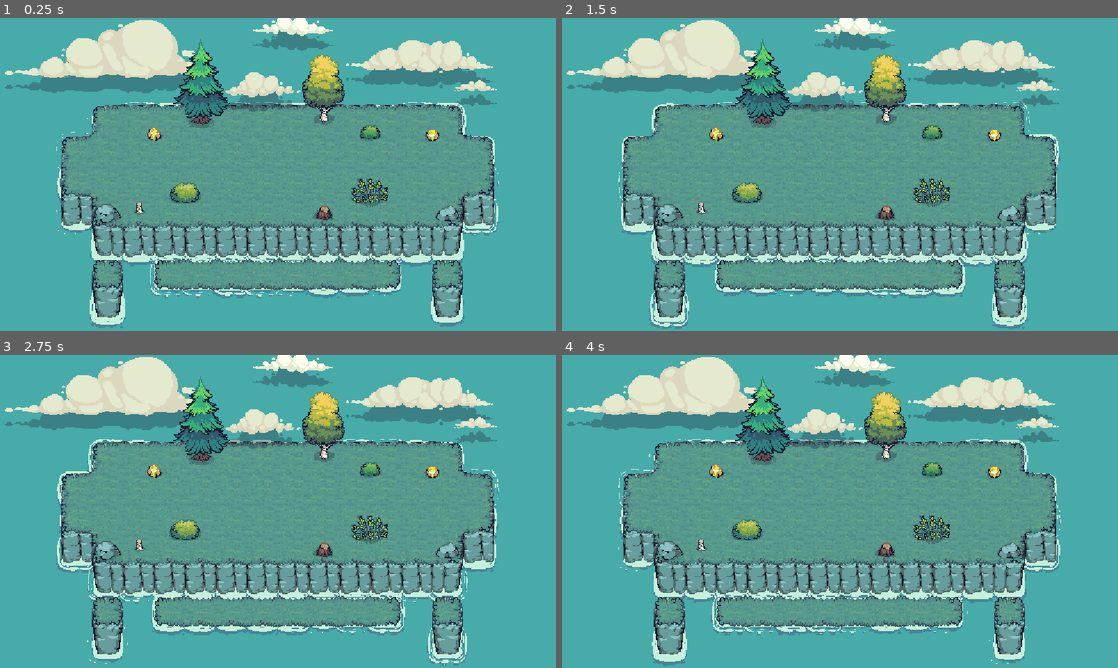
Above: before the commit, frames 1-4 (two rows, left to right).
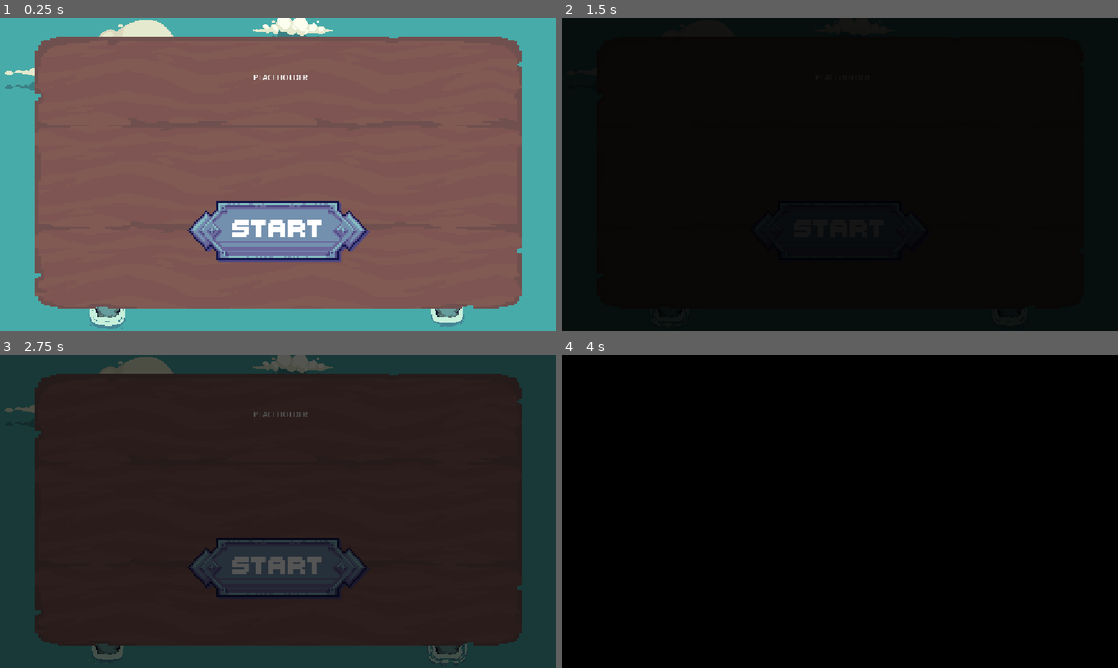
Above: after the commit, the same moments.

Repository: diceccoj/deltahacks-12
Game: Godot game, scene res://scenes/camera_stream/camera_stream.tscn
Same seed, same stepped clock (60 frames per second), same inputs: the game is played once before the commit and once after it. This scene is started directly instead of the project's main scene.
Inputs (mouse positions are in pixels of both pictures, inside the frame that each line leads up to):
- Up to frame 1 (0.25 s): no input
- Up to frame 2 (1.5 s): click (840, 230) at 0.5 s, where only the run after the commit has a clickable "START"; click (840, 230) at 1.25 s, where only the run after the commit has a clickable "START"
- Up to frame 3 (2.75 s): click (278, 567) at 2 s, where only the run after the commit has a clickable "START"
- Up to frame 4 (4 s): no input

The runs differ from the first frame. In frame 1, 75% of the frame differs, in the area x 6-94%, y 6-100%; in frame 2, 100%, in the area x 0-100%, y 0-100%; in frame 3, 98%; in frame 4, 100%.

Commit message:
added start screen + fade transitions

Diff:
--- a/scenes/camera_stream/camera_stream.tscn
+++ b/scenes/camera_stream/camera_stream.tscn
@@ -1,7 +1,7 @@
-[gd_scene load_steps=96 format=3 uid="uid://dkjodo2hi5yqp"]
+[gd_scene load_steps=108 format=3 uid="uid://dkjodo2hi5yqp"]
 
 [ext_resource type="Script" uid="uid://tti6b7mc8te4" path="res://scenes/camera_stream/camera_stream.gd" id="1_j600m"]
-[ext_resource type="Texture2D" uid="uid://00hiefi5h6i8" path="res://assets/Tiny Swords (Free Pack)/Terrain/Tileset/Shadow.png" id="2_ppbny"]
+[ext_resource type="Texture2D" uid="uid://bnijma11d2m6w" path="res://assets/Tiny Swords (Free Pack)/UI Elements/UI Elements/Swords/Swords.png" id="2_2teyd"]
 [ext_resource type="Texture2D" uid="uid://b0gqniv5chvsy" path="res://assets/Tiny Swords (Free Pack)/Terrain/Tileset/Tilemap_color5.png" id="3_mfwet"]
 [ext_resource type="Texture2D" uid="uid://3vuokwiauvqu" path="res://assets/Tiny Swords (Free Pack)/Terrain/Tileset/Water Background color.png" id="4_8c88m"]
 [ext_resource type="Texture2D" uid="uid://bf4aja4kgm2md" path="res://assets/Tiny Swords (Free Pack)/Terrain/Decorations/Rocks in the Water/Water Rocks_03.png" id="4_d83ux"]
@@ -50,11 +50,21 @@
 [ext_resource type="Texture2D" uid="uid://iyu6m4xsl7wk" path="res://assets/Tiny Swords (Free Pack)/UI Elements/UI Elements/Banners/Banner_Slots.png" id="47_j385u"]
 [ext_resource type="Texture2D" uid="uid://cw8k4ham2j7g6" path="res://assets/Tiny Swords (Free Pack)/UI Elements/UI Elements/Buttons/Banner.png" id="48_1ppo1"]
 [ext_resource type="Texture2D" uid="uid://bw03qbpo2vpbx" path="res://assets/Tiny Swords (Free Pack)/UI Elements/UI Elements/Buttons/BannerPressed.png" id="49_2teyd"]
+[ext_resource type="Texture2D" uid="uid://c77mcohbt0m4n" path="res://assets/Tiny Swords (Free Pack)/UI Elements/UI Elements/Wood Table/WoodTable_Slots.png" id="51_8ywix"]
+[ext_resource type="Script" uid="uid://bnfr6kfvan3x6" path="res://scenes/startscreen.gd" id="51_ognnr"]
+[ext_resource type="Texture2D" uid="uid://dse2e5ff4ma68" path="res://assets/Tiny Swords (Free Pack)/UI Elements/UI Elements/Buttons/ButtonSheetB.png" id="52_ognnr"]
+[ext_resource type="FontFile" uid="uid://dnsx6cpgwxjxw" path="res://assets/ThaleahFat.ttf" id="53_8ywix"]
+[ext_resource type="PackedScene" uid="uid://b7jjidi76htd1" path="res://scenes/fade_animation.tscn" id="55_yy8cn"]
 
 [sub_resource type="TileSetAtlasSource" id="TileSetAtlasSource_mqdxk"]
-texture = ExtResource("2_ppbny")
-3:3/size_in_atlas = Vector2i(6, 6)
-3:3/0 = 0
+texture = ExtResource("2_2teyd")
+1:32/size_in_atlas = Vector2i(7, 8)
+1:32/0 = 0
+20:32/size_in_atlas = Vector2i(6, 8)
+20:32/0 = 0
+12:32/size_in_atlas = Vector2i(4, 8)
+12:32/next_alternative_id = 2
+12:32/0 = 0
 
 [sub_resource type="TileSetAtlasSource" id="TileSetAtlasSource_k1fif"]
 texture = ExtResource("3_mfwet")
@@ -1052,6 +1062,70 @@
 sources/42 = SubResource("TileSetAtlasSource_kogxx")
 sources/43 = SubResource("TileSetAtlasSource_tgosg")
 
+[sub_resource type="Animation" id="Animation_pexdo"]
+resource_name = "fadein"
+tracks/0/type = "value"
+tracks/0/imported = false
+tracks/0/enabled = true
+tracks/0/path = NodePath(".:color")
+tracks/0/interp = 1
+tracks/0/loop_wrap = true
+tracks/0/keys = {
+"times": PackedFloat32Array(0, 1),
+"transitions": PackedFloat32Array(1, 1),
+"update": 0,
+"values": [Color(0, 0, 0, 0), Color(0, 0, 0, 1)]
+}
+
+[sub_resource type="Animation" id="Animation_qfpd3"]
+length = 0.001
+tracks/0/type = "value"
+tracks/0/imported = false
+tracks/0/enabled = true
+tracks/0/path = NodePath(".:color")
+tracks/0/interp = 1
+tracks/0/loop_wrap = true
+tracks/0/keys = {
+"times": PackedFloat32Array(0),
+"transitions": PackedFloat32Array(1),
+"update": 0,
+"values": [Color(0, 0, 0, 0)]
+}
+
+[sub_resource type="Animation" id="Animation_btx8d"]
+resource_name = "fadeout"
+tracks/0/type = "value"
+tracks/0/imported = false
+tracks/0/enabled = true
+tracks/0/path = NodePath(".:color")
+tracks/0/interp = 1
+tracks/0/loop_wrap = true
+tracks/0/keys = {
+"times": PackedFloat32Array(0, 0.9992009),
+"transitions": PackedFloat32Array(1, 1),
+"update": 0,
+"values": [Color(0, 0, 0, 1), Color(0, 0, 0, 0)]
+}
+
+[sub_resource type="AnimationLibrary" id="AnimationLibrary_yxenc"]
+_data = {
+&"RESET": SubResource("Animation_qfpd3"),
+&"fadein": SubResource("Animation_pexdo"),
+&"fadeout": SubResource("Animation_btx8d")
+}
+
+[sub_resource type="AtlasTexture" id="AtlasTexture_yy8cn"]
+atlas = ExtResource("52_ognnr")
+region = Rect2(0, 0, 104, 35)
+
+[sub_resource type="AtlasTexture" id="AtlasTexture_pexdo"]
+atlas = ExtResource("52_ognnr")
+region = Rect2(314, 0, 100, 35)
+
+[sub_resource type="AtlasTexture" id="AtlasTexture_qfpd3"]
+atlas = ExtResource("52_ognnr")
+region = Rect2(0, 0, 104, 35)
+
 [node name="CameraStream" type="Control"]
 layout_mode = 3
 anchors_preset = 15
@@ -1090,6 +1164,7 @@
 layer_4/tile_data = PackedInt32Array(65530, 15, 0, 5, 13, 0, 65531, 65568, 3, 1, 65566, 3, -262148, 393249, 1, -196612, …(627 unchanged characters)…
 
 [node name="Endscreen" type="Control" parent="."]
+visible = false
 anchors_preset = 0
 offset_right = 40.0
 offset_bottom = 40.0
@@ -1139,7 +1214,7 @@
 offset_bottom = 213.0
 texture = ExtResource("47_j385u")
 
-[node name="PlayAgain" type="TextureButton" parent="Endscreen"]
+[node name="PlayAgainButton" type="TextureButton" parent="Endscreen"]
 layout_mode = 0
 offset_left = -192.0
 offset_top = 47.0
@@ -1151,7 +1226,7 @@
 ignore_texture_size = true
 stretch_mode = 0
 
-[node name="Replay" type="Label" parent="Endscreen/PlayAgain"]
+[node name="Replay" type="Label" parent="Endscreen/PlayAgainButton"]
 layout_mode = 0
 offset_left = 110.0
 offset_top = 37.0
@@ -1162,4 +1237,70 @@
 theme_override_font_sizes/font_size = 26
 text = "REPLAY"
 
-[connection signal="pressed" from="Endscreen/PlayAgain" to="Endscreen" method="_on_play_again_pressed"]
+[node name="FadeAnimation" parent="." instance=ExtResource("55_yy8cn")]
+visible = false
+z_index = 5
+layout_mode = 0
+offset_left = -647.0
+offset_top = -391.0
+offset_right = 643.0
+offset_bottom = 327.0
+color = Color(0, 0, 0, 0)
+
+[node name="AnimationPlayer" type="AnimationPlayer" parent="FadeAnimation"]
+libraries = {
+&"": SubResource("AnimationLibrary_yxenc")
+}
+
+[node name="FadeTimer" type="Timer" parent="FadeAnimation"]
+
+[node name="Startscreen" type="Control" parent="."]
+anchors_preset = 0
+offset_right = 40.0
+offset_bottom = 40.0
+script = ExtResource("51_ognnr")
+
+[node name="WoodPanel" type="TextureRect" parent="Startscreen"]
+layout_mode = 0
+offset_left = -575.0
+offset_top = -367.0
+offset_right = 578.4686
+offset_bottom = 269.0
+texture = ExtResource("51_8ywix")
+
+[node name="StartButton" type="TextureButton" parent="Startscreen"]
+layout_mode = 0
+offset_left = -196.0
+offset_top = 2.0
+offset_right = 197.77588
+offset_bottom = 140.0
+texture_normal = SubResource("AtlasTexture_yy8cn")
+texture_pressed = SubResource("AtlasTexture_pexdo")
+texture_hover = SubResource("AtlasTexture_qfpd3")
+stretch_mode = 0
+
+[node name="StartButtonText" type="Label" parent="Startscreen/StartButton"]
+layout_mode = 0
+offset_left = 75.0
+offset_top = 29.0
+offset_right = 318.0
+offset_bottom = 103.0
+theme_override_fonts/font = ExtResource("53_8ywix")
+theme_override_font_sizes/font_size = 80
+text = "START"
+horizontal_alignment = 1
+vertical_alignment = 1
+
+[node name="TitleNamePlaceholder" type="Label" parent="Startscreen"]
+layout_mode = 0
+offset_left = -209.0
+offset_top = -288.0
+offset_right = 220.0
+offset_bottom = -204.0
+text = "PLACEHOLDER"
+horizontal_alignment = 1
+vertical_alignment = 1
+
+[connection signal="pressed" from="Endscreen/PlayAgainButton" to="Endscreen" method="_on_play_again_pressed"]
+[connection signal="timeout" from="FadeAnimation/FadeTimer" to="Startscreen" method="_on_fade_timer_timeout"]
+[connection signal="pressed" from="Startscreen/StartButton" to="Startscreen" method="_on_start_button_pressed"]
--- a/scenes/endscreen.gd
+++ b/scenes/endscreen.gd
@@ -4,7 +4,7 @@
 @onready var red_wins := $RedTeamWins
 @onready var blue_wins := $BlueTeamWins
 @onready var scroll := $Scroll
-@onready var play_again := $PlayAgain
+@onready var play_again := $PlayAgainButton
 
 # Called when the node enters the scene tree for the first time.
 func _ready() -> void:
--- /dev/null
+++ b/scenes/fade_animation.tscn
@@ -0,0 +1,63 @@
+[gd_scene load_steps=5 format=3 uid="uid://b7jjidi76htd1"]
+
+[sub_resource type="Animation" id="Animation_pexdo"]
+length = 0.001
+tracks/0/type = "value"
+tracks/0/imported = false
+tracks/0/enabled = true
+tracks/0/path = NodePath(".:color")
+tracks/0/interp = 1
+tracks/0/loop_wrap = true
+tracks/0/keys = {
+"times": PackedFloat32Array(0),
+"transitions": PackedFloat32Array(1),
+"update": 0,
+"values": [Color(1, 1, 1, 1)]
+}
+
+[sub_resource type="Animation" id="Animation_yy8cn"]
+resource_name = "fadein"
+tracks/0/type = "value"
+tracks/0/imported = false
+tracks/0/enabled = true
+tracks/0/path = NodePath(".:color")
+tracks/0/interp = 1
+tracks/0/loop_wrap = true
+tracks/0/keys = {
+"times": PackedFloat32Array(0, 1),
+"transitions": PackedFloat32Array(1, 1),
+"update": 0,
+"values": [Color(0, 0, 0, 0), Color(0, 0, 0, 1)]
+}
+
+[sub_resource type="Animation" id="Animation_qfpd3"]
+resource_name = "fadeout"
+tracks/0/type = "value"
+tracks/0/imported = false
+tracks/0/enabled = true
+tracks/0/path = NodePath(".:color")
+tracks/0/interp = 1
+tracks/0/loop_wrap = true
+tracks/0/keys = {
+"times": PackedFloat32Array(0, 1),
+"transitions": PackedFloat32Array(1, 1),
+"update": 0,
+"values": [Color(0, 0, 0, 1), Color(0, 0, 0, 0)]
+}
+
+[sub_resource type="AnimationLibrary" id="AnimationLibrary_btx8d"]
+_data = {
+&"RESET": SubResource("Animation_pexdo"),
+&"fadein": SubResource("Animation_yy8cn"),
+&"fadeout": SubResource("Animation_qfpd3")
+}
+
+[node name="FadeAnimation" type="ColorRect"]
+visible = false
+offset_right = 40.0
+offset_bottom = 40.0
+
+[node name="fadetransition" type="AnimationPlayer" parent="."]
+libraries = {
+&"": SubResource("AnimationLibrary_btx8d")
+}
--- /dev/null
+++ b/scenes/startscreen.gd
@@ -0,0 +1,24 @@
+extends Control
+
+@onready var start_button: TextureButton = $StartButton
+@onready var fade_animation: ColorRect = $"../FadeAnimation"
+
+
+# Called when the node enters the scene tree for the first time.
+func _ready() -> void:
+	pass # Replace with function body.
+
+var button_type = null
+
+# Run the game on start press
+func _on_start_button_pressed() -> void:
+	button_type = "start"
+	$"../FadeAnimation".show()
+	$"../FadeAnimation/FadeTimer".start()
+	$"../FadeAnimation/AnimationPlayer".play("fadein")
+
+
+func _on_fade_timer_timeout() -> void:
+	if button_type == "start":
+		get_tree().change_scene_to_file("") #Put the game start state here
+		# Note, you will have to include $"../FadeAnimation/AnimationPlayer".play("fadeout")  on _func ready for the scene in which you are going to
Binary file added: assets/ThaleahFat.ttf
Not shown, added: assets/ThaleahFat.ttf.import
Binary file added: assets/Tiny Swords (Free Pack)/UI Elements/UI Elements/Buttons/ButtonSheetA.png
Not shown, added: assets/Tiny Swords (Free Pack)/UI Elements/UI Elements/Buttons/ButtonSheetA.png.import
Binary file added: assets/Tiny Swords (Free Pack)/UI Elements/UI Elements/Buttons/ButtonSheetB.png
Not shown, added: assets/Tiny Swords (Free Pack)/UI Elements/UI Elements/Buttons/ButtonSheetB.png.import
Binary file added: assets/Tiny Swords (Free Pack)/UI Elements/UI Elements/Buttons/StonePanel.png
Not shown, added: assets/Tiny Swords (Free Pack)/UI Elements/UI Elements/Buttons/StonePanel.png.import
Not shown, added: scenes/startscreen.gd.uid
